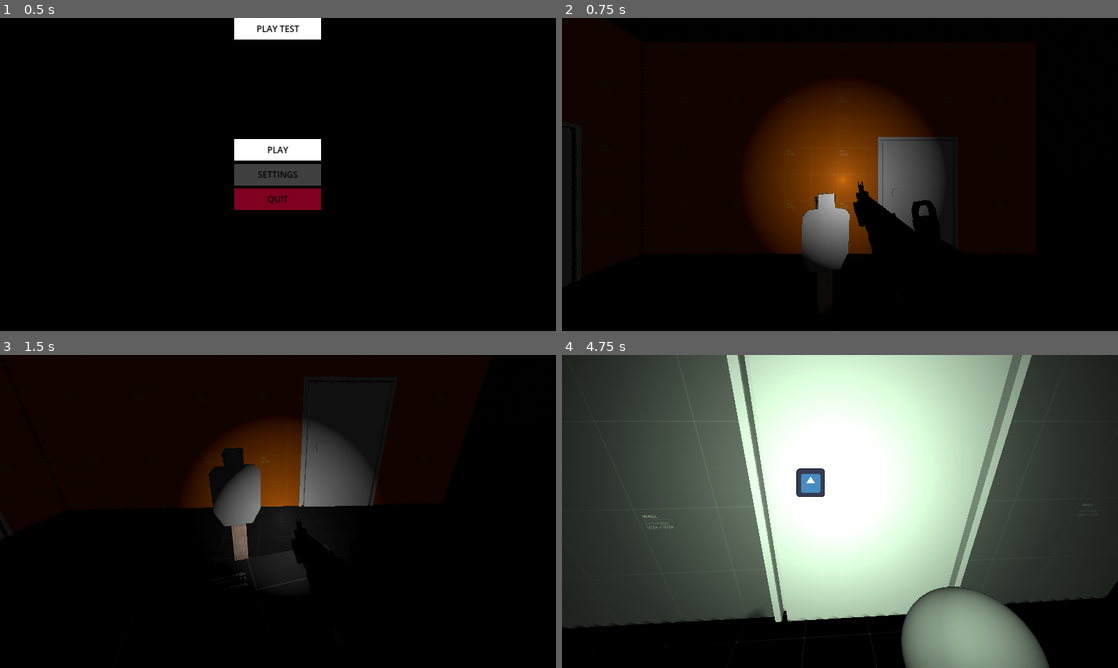
Above: before the commit, frames 1-4 (two rows, left to right).
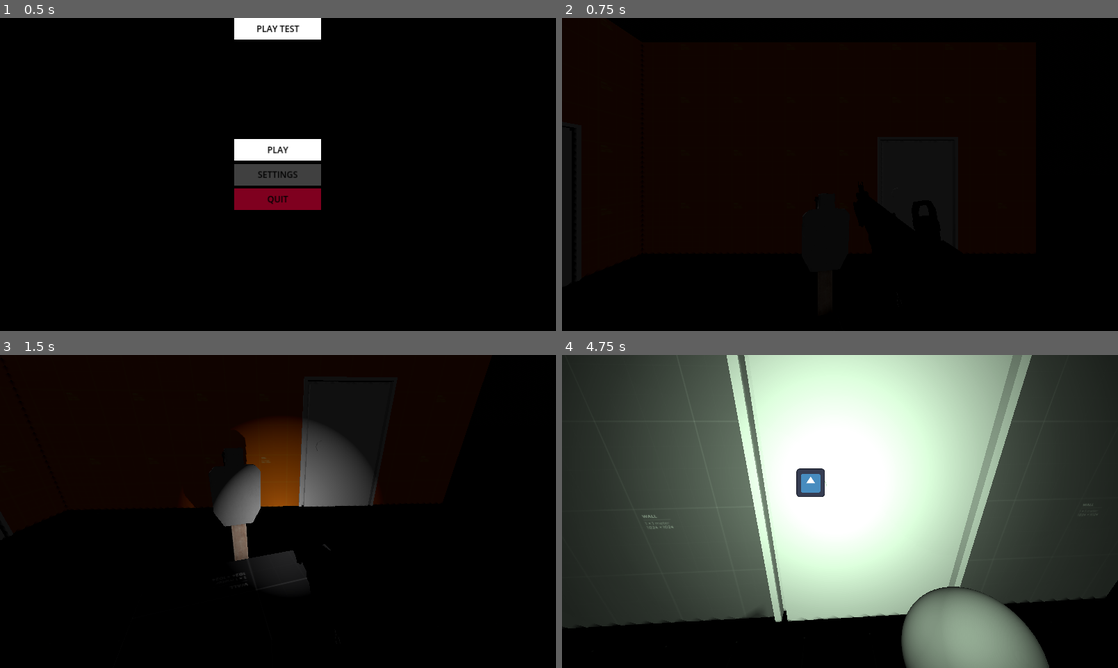
Above: after the commit, the same moments.

Repository: Ieida/Tactical-FPS-Godot
Game: Godot game, scene res://main_menu/main_menu.tscn
Two runs of this game, one before a commit and one after it. Both use one fixed random seed, a clock stepped at 60 frames per second and the inputs below. The engine's default icon, where the game draws it, is replaced by a stand-in: a white triangle on a blue panel in a dark square.
Inputs (mouse positions are in pixels of both pictures, inside the frame that each line leads up to):
- Up to frame 1 (0.5 s): no input
- Up to frame 2 (0.75 s): click "PLAY TEST" at 0.5 s
- Up to frame 3 (1.5 s): tap Enter at 1.25 s; move the mouse to (305, 511) at 1.27 s; hold W (move_forward) from 1.28 s (still down); tap F (flashlight_toggle) at 1.35 s
- Up to frame 4 (4.75 s): keep holding W (move_forward); move the mouse to (812, 511) at 2.02 s; tap F (flashlight_toggle) at 2.1, 3.05, 3.8, 4.55 s; tap Space at 2.75 s; move the mouse to (851, 505) at 2.77 s; tap 3 (grenade) at 2.85 s; tap Enter at 3.5 s; move the mouse to (834, 517) at 3.52 s; tap N (night_vision) at 3.6 s; move the mouse to (878, 514) at 4.27 s; tap 1 (primary) at 4.35 s

Frame 1 is identical in both runs. In frame 2, 14% of the frame differs, in the area x 33-68%, y 21-80%; in frame 3, 1.0%; in frame 4, 0.4%.

Commit message:
flashlight

Diff:
--- /dev/null
+++ b/flashlight/flashlight.gd
@@ -0,0 +1,16 @@
+extends SpotLight3D
+
+class_name Flashlight
+
+@export var on_energy: float:
+	set(value):
+		on_energy = value
+		if _is_on: light_energy = value
+
+func _ready():
+	light_energy = 0.0
+
+var _is_on: bool = false
+func toggle_flashlight():
+	_is_on = not _is_on
+	light_energy = on_energy if _is_on else 0.0
--- /dev/null
+++ b/flashlight/flashlight.tscn
@@ -0,0 +1,9 @@
+[gd_scene load_steps=2 format=3 uid="uid://jr2d1w1rdi1r"]
+
+[ext_resource type="Script" path="res://flashlight/flashlight.gd" id="1_om3kn"]
+
+[node name="Flashlight" type="SpotLight3D"]
+shadow_enabled = true
+shadow_bias = 1.0
+script = ExtResource("1_om3kn")
+on_energy = 1.0
--- a/player/player.tscn
+++ b/player/player.tscn
@@ -11,6 +11,7 @@
 [ext_resource type="PackedScene" uid="uid://483bq5b351pk" path="res://smg/smg.tscn" id="8_6ao76"]
 [ext_resource type="Script" path="res://player_gun/player_gun.gd" id="8_7k0sh"]
 [ext_resource type="PackedScene" uid="uid://r60v8078b8a7" path="res://pistol/pistol.tscn" id="8_udj60"]
+[ext_resource type="PackedScene" uid="uid://jr2d1w1rdi1r" path="res://flashlight/flashlight.tscn" id="9_nug04"]
 [ext_resource type="PackedScene" uid="uid://ccswfa1xq6aj5" path="res://magazine/magazine.tscn" id="9_xpc40"]
 [ext_resource type="Texture2D" uid="uid://dhymfg2xx2csw" path="res://icon.svg" id="10_80gfq"]
 [ext_resource type="PackedScene" uid="uid://cshig8ls0eyly" path="res://grenade/grenade.tscn" id="10_i1x3m"]
@@ -758,6 +759,8 @@
 
 [node name="NightVisionLight" type="SpotLight3D" parent="CharacterBody3D/Node3D/PlayerCamera"]
 light_energy = 0.04
+shadow_enabled = true
+shadow_bias = 1.0
 spot_range = 30.0
 spot_angle = 60.0
 spot_angle_attenuation = 1.5
@@ -770,7 +773,7 @@
 gun = NodePath("SMG")
 magazine = NodePath("SMG/Magazine")
 bullet = ExtResource("7_i1ag6")
-flashlight = NodePath("SMG/SpotLight3D")
+flashlight = NodePath("SMG/Flashlight")
 weapon = NodePath("SMG")
 camera = NodePath("../..")
 animation_player = NodePath("AnimationPlayer")
@@ -783,12 +786,13 @@
 script = ExtResource("6_7fstl")
 max_rounds = 30
 
-[node name="SpotLight3D" type="SpotLight3D" parent="CharacterBody3D/Node3D/PlayerCamera/Weapons/SMGViewmodel/SMG"]
+[node name="Flashlight" parent="CharacterBody3D/Node3D/PlayerCamera/Weapons/SMGViewmodel/SMG" instance=ExtResource("9_nug04")]
 transform = Transform3D(1, -2.08616e-07, 0, 4.47035e-08, 1, 0, 0, 0, 1, -2.98023e-08, -0.0289856, -0.192745)
 light_energy = 5.0
 spot_range = 10.0
 spot_angle = 30.0
 spot_angle_attenuation = 20.0
+on_energy = 5.0
 
 [node name="AnimationPlayer" type="AnimationPlayer" parent="CharacterBody3D/Node3D/PlayerCamera/Weapons/SMGViewmodel"]
 libraries = {
--- a/player_gun/player_gun.gd
+++ b/player_gun/player_gun.gd
@@ -5,7 +5,7 @@
 @export var gun: Gun
 @export var magazine: Magazine
 @export var bullet: PackedScene
-@export var flashlight: SpotLight3D
+@export var flashlight: Flashlight
 
 func _ready():
 	super._ready()
@@ -28,14 +28,8 @@
 func can_holster() -> bool:
 	return not is_trigger_pressed and not is_reloading
 
-var is_flashlight_on: bool = false
 func toggle_flashlight():
-	if is_flashlight_on:
-		flashlight.hide()
-		is_flashlight_on = false
-	else:
-		flashlight.show()
-		is_flashlight_on = true
+	flashlight.toggle_flashlight()
 
 var is_trigger_pressed: bool = false
 func press_trigger():
Not shown: 1 places in player/player.tscn that only renumber resources
